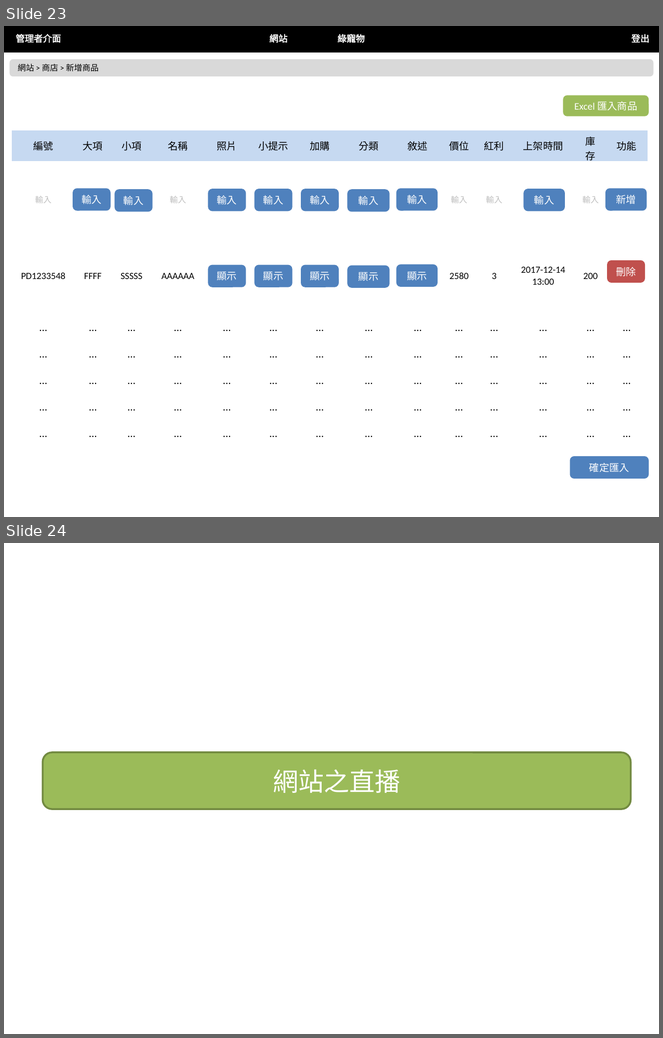
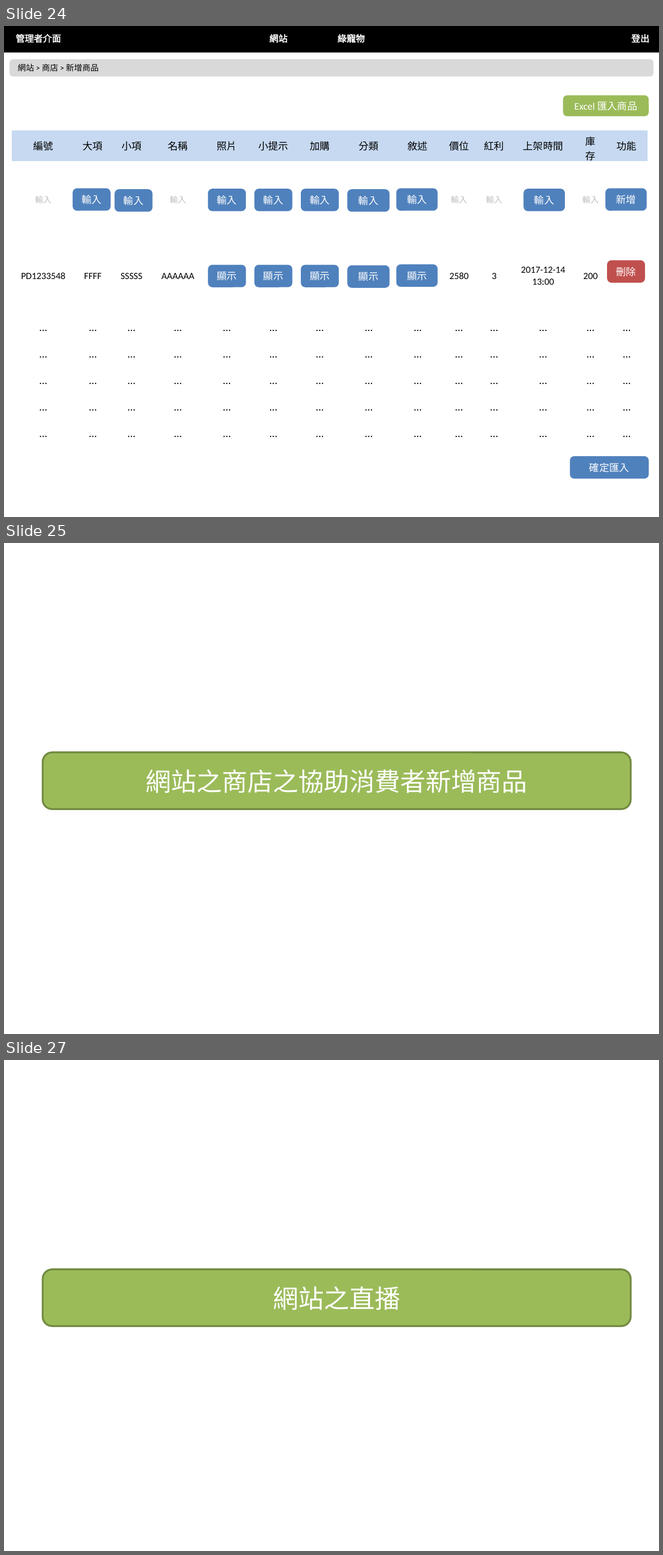
Before and after one commit to nexstar/XMind, a slide deck: 最終後台版型.pptx. Shown one above the other, each under a label of ours: slides 23 and 24 before the commit, slides 24, 25 and 27 after it; the slides between them are not shown. The pictures are 663x1038 and 663x1555 pixels, drawn with LibreOffice and Linux fonts; fonts in the diff are those of the drawing. Boxes give left, top, right and bottom in pixels: in the first picture for what was removed or moved away, otherwise in the second. Text is boxed around its words. In the diff, an @@ line names an element or a change of style, - is before the commit and + after.

```diff
--- a/最終後台版型.pptx
+++ b/最終後台版型.pptx
@@ slide 25 added at bbox=[4, 543, 659, 1034], background #FFFFFF @@
@@ rounded rectangle added at bbox=[42, 753, 631, 810], fill #9BBB59, outline #738A42 2 pt, 28 pt, text #FFFFFF @@
+網站之商店之協助消費者新增商品
@@ what was slide 23 is now slide 24 @@
@@ what was slide 24 is now slide 27 @@
```
Also in this commit, not shown: 3 slides changed, 2 other slides added.
